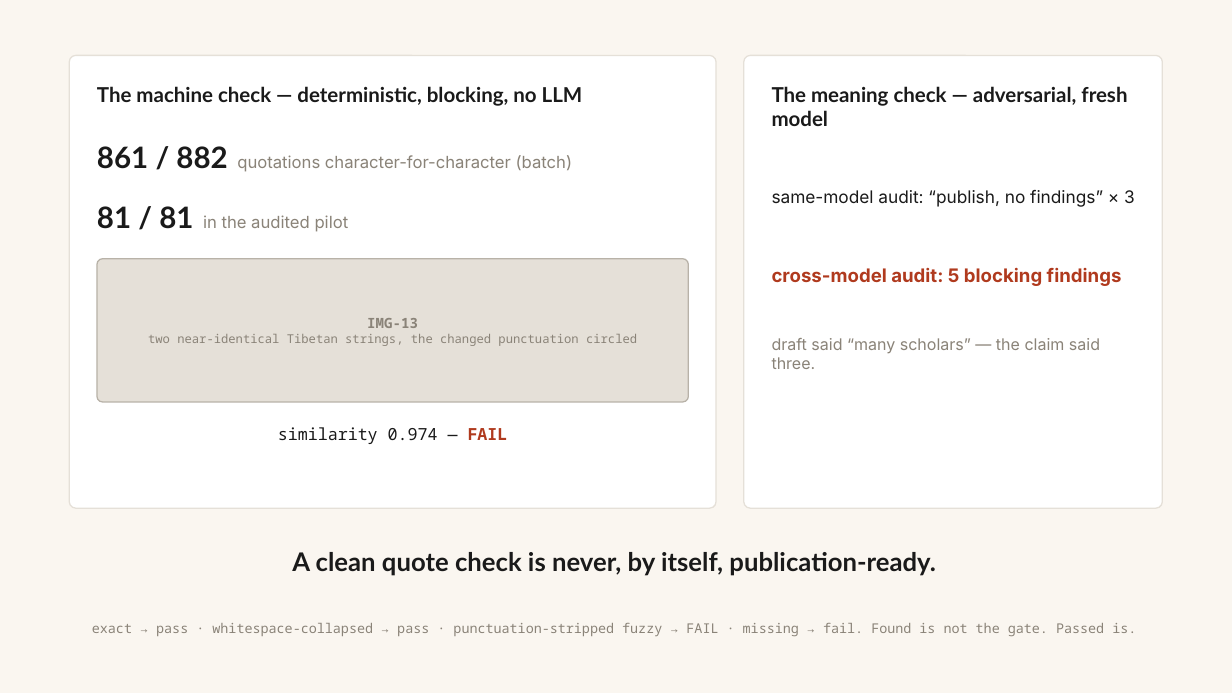
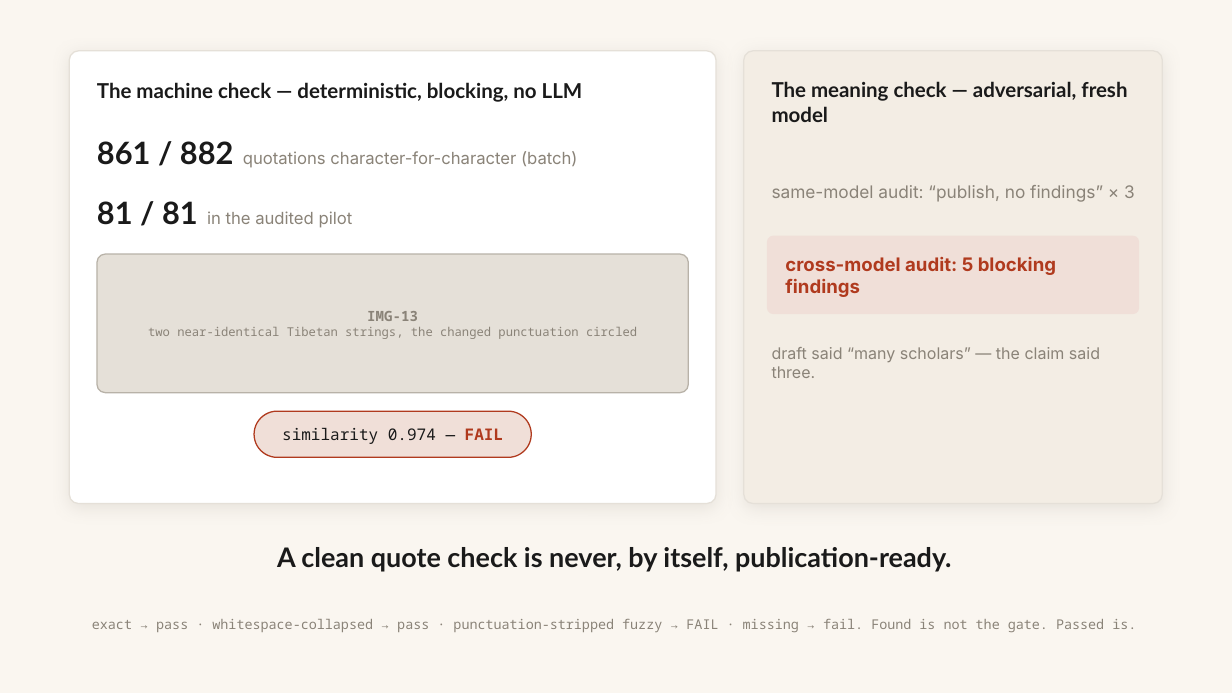
Before and after one commit to WeBuddhist/21-taras-rails, a slide deck: slide 23 of 0-INBOX/presentation-humanities-2026/verification-deck.pptx. Drawn at 1232x693 pixels with LibreOffice and Linux fonts; fonts in the diff are those of the drawing. Boxes give left, top, right and bottom in pixels: in the first picture for what was removed or moved away, otherwise in the second. Text is boxed around its words. In the diff, an @@ line names an element or a change of style, - is before the commit and + after.

```diff
--- a/0-INBOX/presentation-humanities-2026/verification-deck.pptx
+++ b/0-INBOX/presentation-humanities-2026/verification-deck.pptx
@@ rounded rectangle at [69, 51, 716, 504]: shadow on; proportions changed @@
@@ 3 texts, 2 rounded rectangles: place and size @@
-3 texts, 2 rounded rectangles at [69, 55, 1163, 636]
+3 texts, 2 rounded rectangles at [69, 51, 1163, 632]
@@ rounded rectangle at [744, 51, 1163, 504]: fill #FFFFFF to #F3EDE4; shadow on; proportions changed @@
@@ text "861 / 882 quotations character-for-character ..." at [97, 141, 577, 168]: size 23 to 24 pt in "861 / 882" @@
@@ text "same-model audit: “publish, no findings” ..." at [772, 185, 1135, 202]: text colour #1A1A1A to #8A8378 @@
@@ text "81 / 81 in the ..." at [97, 201, 353, 228]: size 23 to 24 pt in "81 / 81" @@
@@ rounded rectangle added at [767, 236, 1140, 314], fill #F0DFD8 @@
@@ text "cross-model audit: 5 blocking findings" rewrapped from [772, 268, 1122, 286] to [785, 257, 1056, 297] @@
@@ text "IMG-13": place and size @@
-text "IMG-13" at [148, 318, 637, 346]
+text "IMG-13" at [148, 311, 637, 339]
@@ rounded rectangle: place and size @@
-rounded rectangle at [97, 259, 689, 402]
+rounded rectangle at [97, 254, 689, 393]
@@ rounded rectangle at [97, 254, 689, 393]: proportions changed @@
@@ text "draft said “many scholars” — ...": place and size @@
-text "draft said “many scholars” — ..." at [772, 338, 1100, 369]
+text "draft said “many scholars” — ..." at [772, 347, 1100, 378]
@@ text "similarity 0.974 — FAIL" at [282, 427, 503, 444]: size 13 to 12.5 pt @@
@@ rounded rectangle added at [254, 411, 531, 457], fill #F0DFD8, outline #B03A1E 1 pt @@
@@ text "A clean quote check is ..." at [277, 547, 951, 572]: size 20 to 21 pt @@
```
Also in this commit, not shown: 31 other slides changed.
